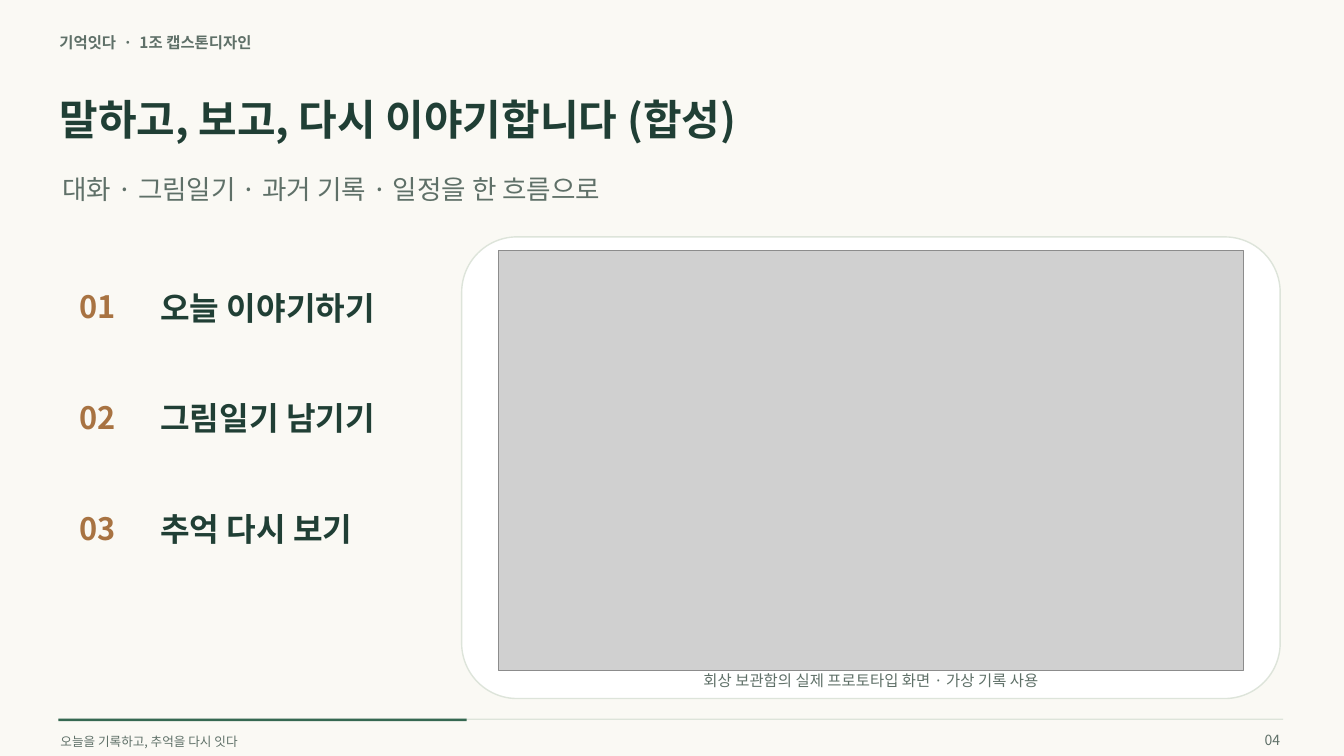
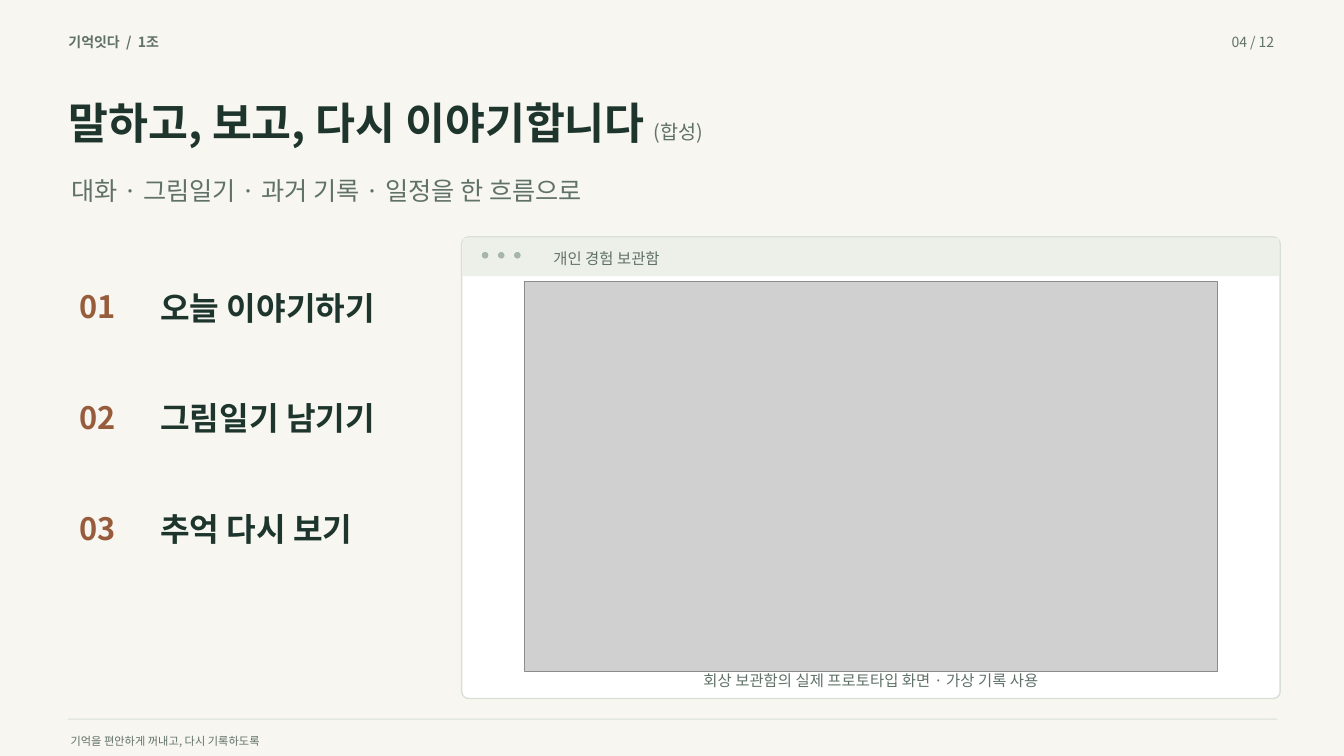
Before and after one commit to jungminpark68/capstone, a slide deck: slide 4 of docs/presentations/memory_connect_intro_7min.pptx. Drawn at 1344x756 pixels with LibreOffice and Linux fonts; fonts in the diff are those of the drawing; grey boxes stand for pictures. Boxes give left, top, right and bottom in pixels: in the first picture for what was removed or moved away, otherwise in the second. Text is boxed around its words. In the diff, an @@ line names an element or a change of style, - is before the commit and + after.

Commit message:
Polish presentation typography, imagery, spacing and visual layouts

```diff
--- a/docs/presentations/memory_connect_intro_7min.pptx
+++ b/docs/presentations/memory_connect_intro_7min.pptx
@@ background #FAF9F4 to #F7F6F0 @@
@@ text at box(68, 35, 159, 48): text changed; size 11 to 10 pt; text colour #5F7068 to #607168 @@
-기억잇다 · 1조 캡스톤디자인
+기억잇다 / 1조
@@ text at box(1232, 36, 1275, 47): text changed; text colour #5F7068 to #607168 @@
-04
+04 / 12
@@ text "말하고, 보고, 다시 이야기합니다 (합성)": place and size @@
-text "말하고, 보고, 다시 이야기합니다 (합성)" at box(59, 99, 736, 144)
+text "말하고, 보고, 다시 이야기합니다 (합성)" at box(68, 102, 702, 148)
@@ text "말하고, 보고, 다시 이야기합니다 (합성)" at box(68, 102, 702, 148): size 30 to 31 pt, text colour #203F35 to #1D352C in "말하고, 보고, 다시 이야기합니다"; size 30 to 14 pt, text colour #203F35 to #607168, bold off in "(합성)" @@
@@ text "대화 · 그림일기 · 과거 ...": place and size @@
-text "대화 · 그림일기 · 과거 ..." at box(62, 177, 600, 201)
+text "대화 · 그림일기 · 과거 ..." at box(72, 179, 582, 202)
@@ text "대화 · 그림일기 · 과거 ..." at box(72, 179, 582, 202): size 19 to 18 pt, text colour #5F7068 to #607168 @@
@@ rounded rectangle at box(462, 237, 1280, 699): outline #DDE4DA 1 pt to #D8E0D6 1 pt; proportions changed @@
@@ rectangle added at box(463, 238, 1279, 276), fill #EDF0E9 @@
@@ ellipse added at box(482, 252, 489, 259), fill #A5B5AA @@
@@ ellipse added at box(498, 252, 505, 259), fill #A5B5AA @@
@@ ellipse added at box(514, 252, 521, 259), fill #A5B5AA @@
@@ text added at box(553, 251, 660, 265), 11 pt, text #607168 @@
+개인 경험 보관함
@@ picture: place and size @@
-picture at box(498, 251, 1243, 670)
+picture at box(524, 281, 1218, 671)
@@ text colour #A87342 to #975C3B in 3 elements at box(80, 295, 116, 319), box(80, 406, 116, 430), box(80, 517, 116, 541) @@
@@ text "회상 보관함의 실제 프로토타입 화면 ..." at box(703, 671, 1038, 687): text colour #5F7068 to #607168 @@
@@ rectangle removed at box(58, 719, 467, 722) @@
@@ rectangle: place and size @@
-rectangle at box(58, 719, 1284, 720)
+rectangle at box(68, 719, 1277, 720)
@@ rectangle at box(68, 719, 1277, 720): fill #DDE4DA to #D8E0D6 @@
@@ text at box(71, 736, 260, 747): text changed; size 9 to 8 pt; text colour #5F7068 to #607168 @@
-오늘을 기록하고, 추억을 다시 잇다
+기억을 편안하게 꺼내고, 다시 기록하도록
```
Also in this commit, not shown: 11 other slides changed, 4 other files.
